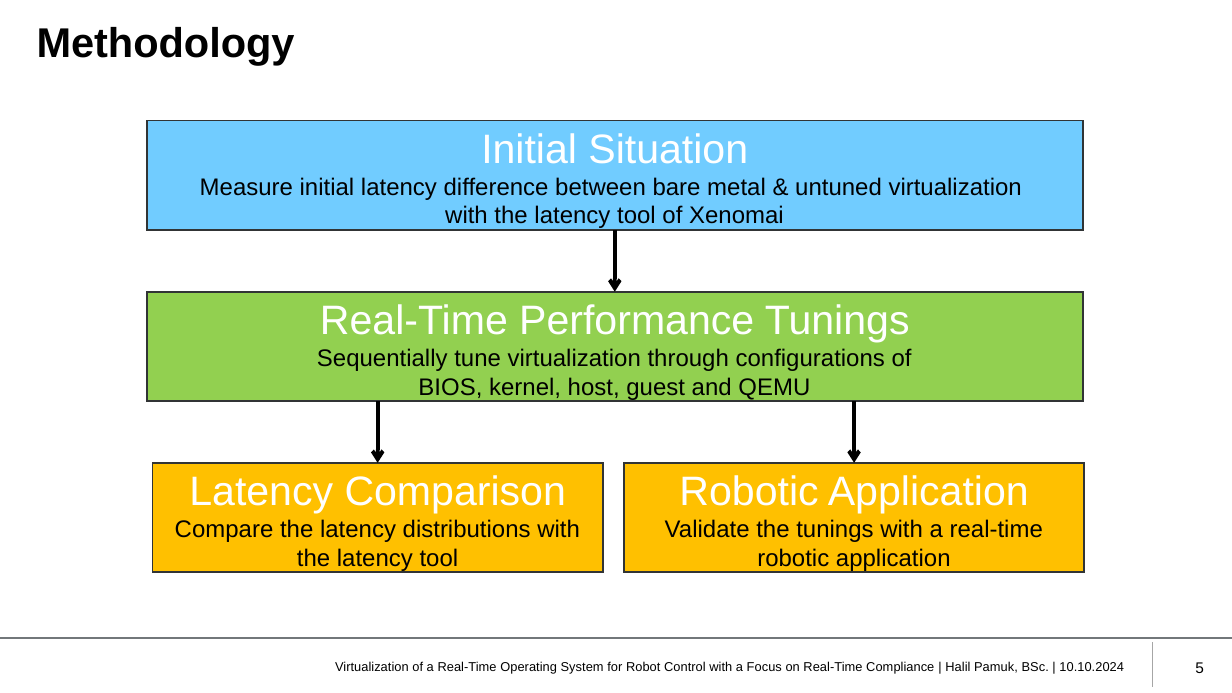
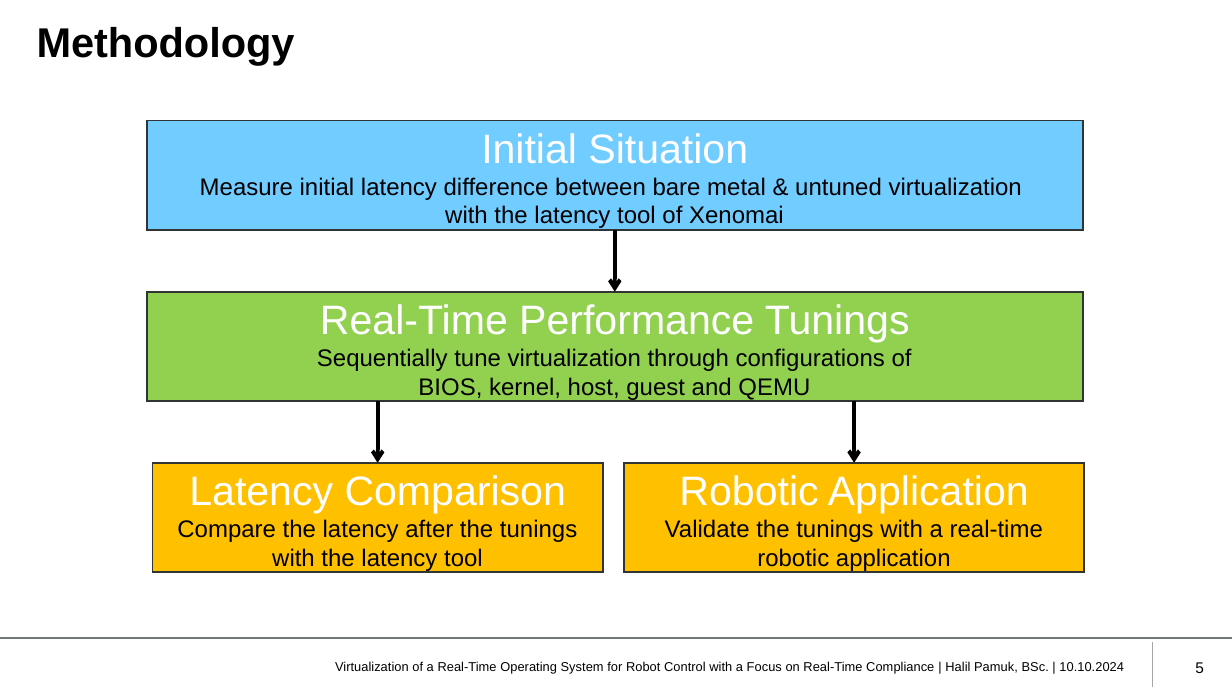
Before and after one commit to HIP24/Masterarbeit, a slide deck: slide 5 of Masterprüfung/Presentation/Pamuk_MT_Präsentation_10102024.pptx. Drawn at 1232x693 pixels with LibreOffice and Linux fonts; fonts in the diff are those of the drawing; background and template pictures are left out. Boxes give left, top, right and bottom in pixels: in the first picture for what was removed or moved away, otherwise in the second. Text is boxed around its words. In the diff, an @@ line names an element or a change of style, - is before the commit and + after.

Commit message:
Upload

```diff
--- a/Masterprüfung/Presentation/Pamuk_MT_Präsentation_10102024.pptx
+++ b/Masterprüfung/Presentation/Pamuk_MT_Präsentation_10102024.pptx
@@ text in rectangle at <box>177,519,577,571</box>: text changed @@
-Compare the latency distributions with the latency tool
+Compare the latency after the tunings with the latency tool
```
